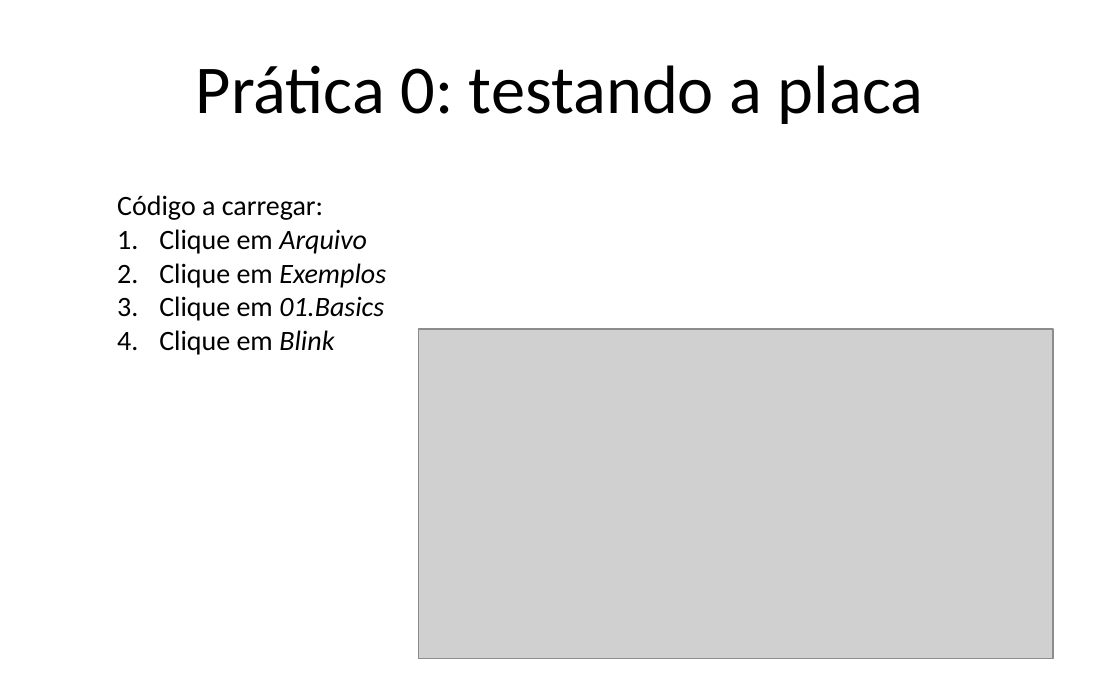
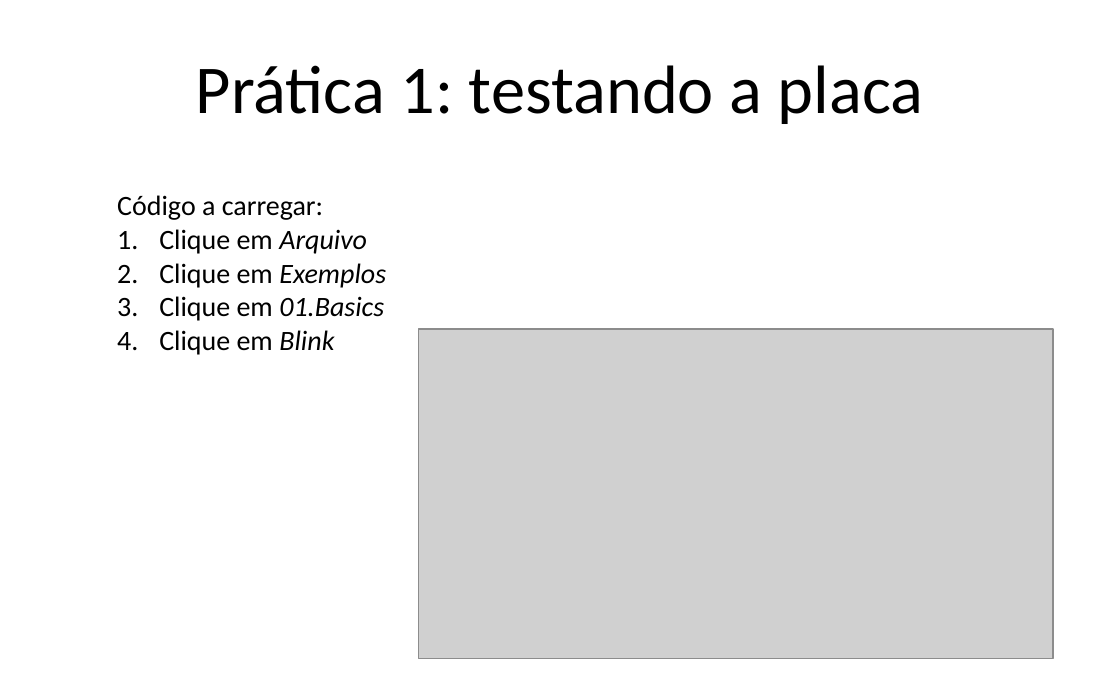
Before and after one commit to Gabrielgps25/Voluntariado-Arduino-Alpha, a slide deck: slide 8 of apresentacaoDeApoioArduinoIVoluntarios.pptx. Drawn at 1120x700 pixels with LibreOffice and Linux fonts; fonts in the diff are those of the drawing; grey boxes stand for pictures. Boxes give left, top, right and bottom in pixels: in the first picture for what was removed or moved away, otherwise in the second. Text is boxed around its words. In the diff, an @@ line names an element or a change of style, - is before the commit and + after.

```diff
--- a/apresentacaoDeApoioArduinoIVoluntarios.pptx
+++ b/apresentacaoDeApoioArduinoIVoluntarios.pptx
@@ title at bbox=[196, 65, 924, 124]: text changed @@
-Prática 0: testando a placa
+Prática 1: testando a placa
```
Also in this commit, not shown: 17 other slides changed, 3 slides added, 1 slide removed.
